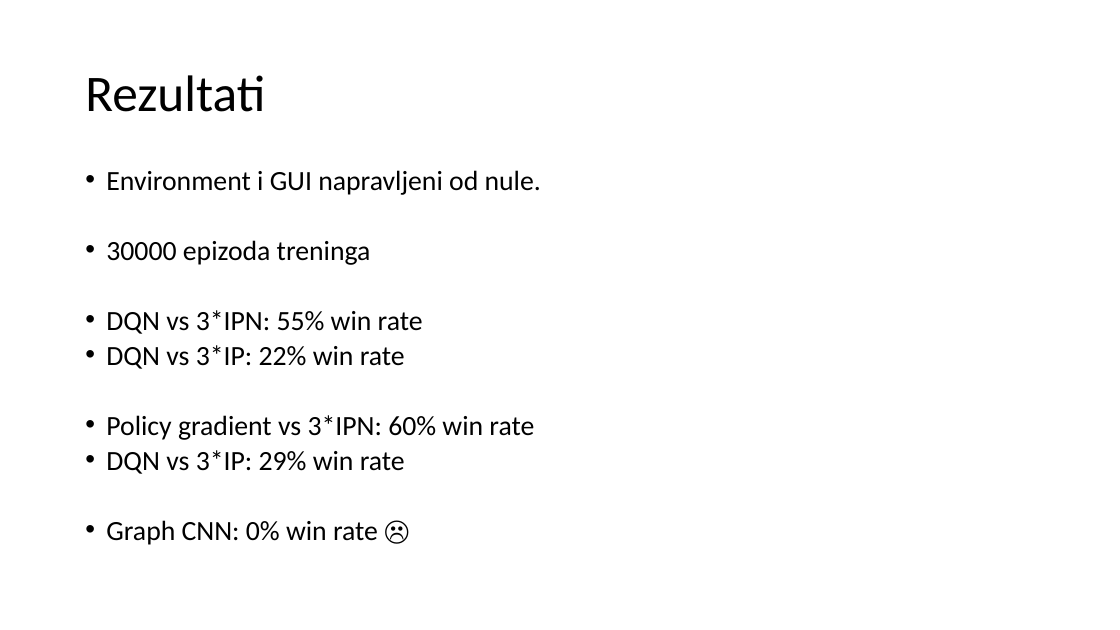
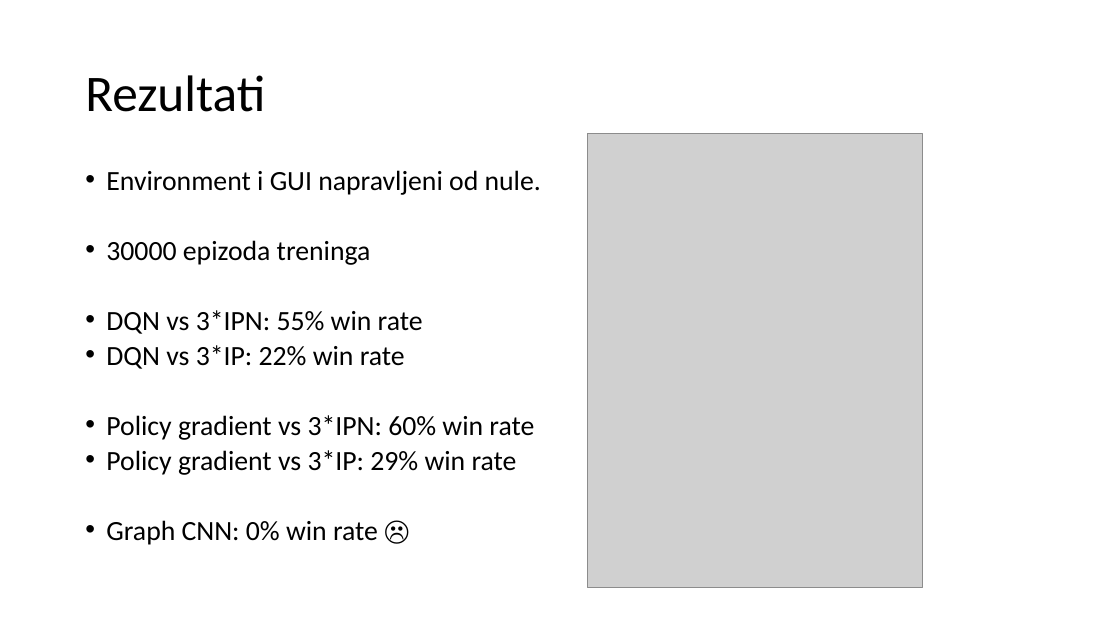
Before and after one commit to chenxingqiang/RLudo, a slide deck: slide 6 of PrezentacijaNeLjutiSeČoveće.pptx. Drawn at 1120x630 pixels with LibreOffice and Linux fonts; fonts in the diff are those of the drawing; grey boxes stand for pictures; background and template pictures are left out. Boxes give left, top, right and bottom in pixels: in the first picture for what was removed or moved away, otherwise in the second. Text is boxed around its words. In the diff, an @@ line names an element or a change of style, - is before the commit and + after.

```diff
--- a/PrezentacijaNeLjutiSeČoveće.pptx
+++ b/PrezentacijaNeLjutiSeČoveće.pptx
@@ picture added at (587,133,923,587) @@
@@ text at (106,450,517,475): text changed @@
-• DQN vs 3*IP: 29% win rate
+• Policy gradient vs 3*IP: 29% win rate
```
Also in this commit, not shown: 1 slide removed.
